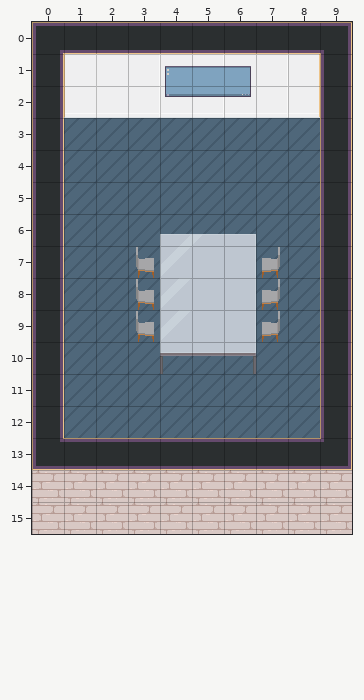
An edit to a level. Tiled map (JSON), level_element.tmj. The picture above is the old version.
Cells are 32x32 px. Shown: x 0..9, y 0..15.
New version:
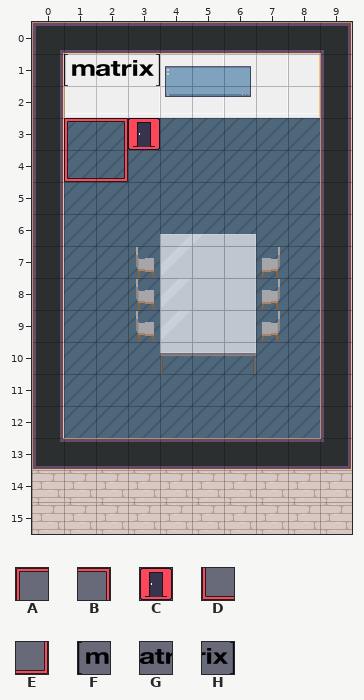
Key: from "Chunk 1": A 4, B 5, C 6, D 7, E 8, F 24, G 25, H 26.
_ is an empty cell, . an unchanged one.
Tiles of an added or newly shown layer are drawn over the layers below it.
What changed:
--- layer "ui" (added)
@@ x 1..3 @@
- 3 ___
- 4 __.
+ 3 ABC
+ 4 DE.
--- layer "wall_decoration" (added)
@@ x 1..3 @@
- 1 ___
+ 1 FGH
Where, in picture pixels (left, top, right, bottom), the same in both pictures:
added: (64, 54, 160, 86)
added: (64, 118, 160, 182)
